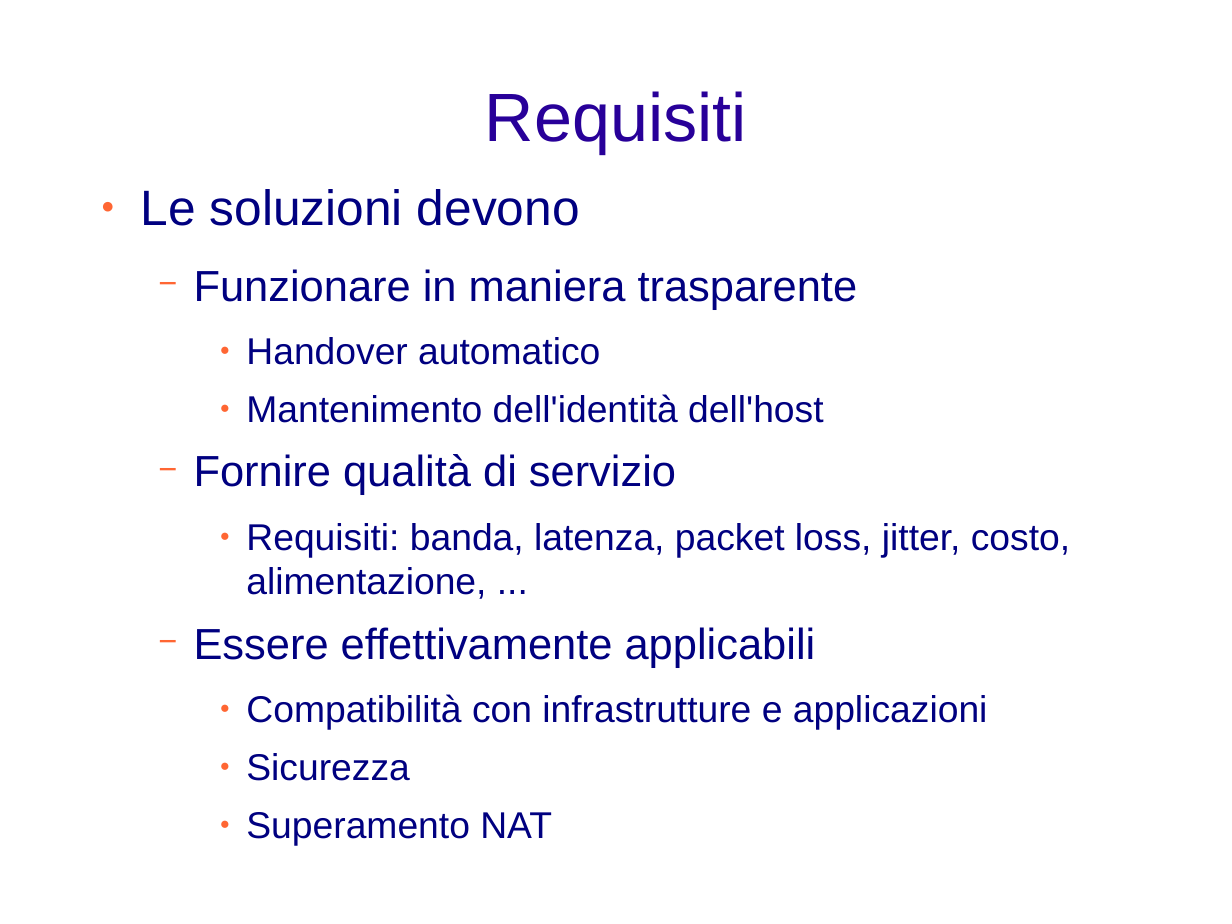
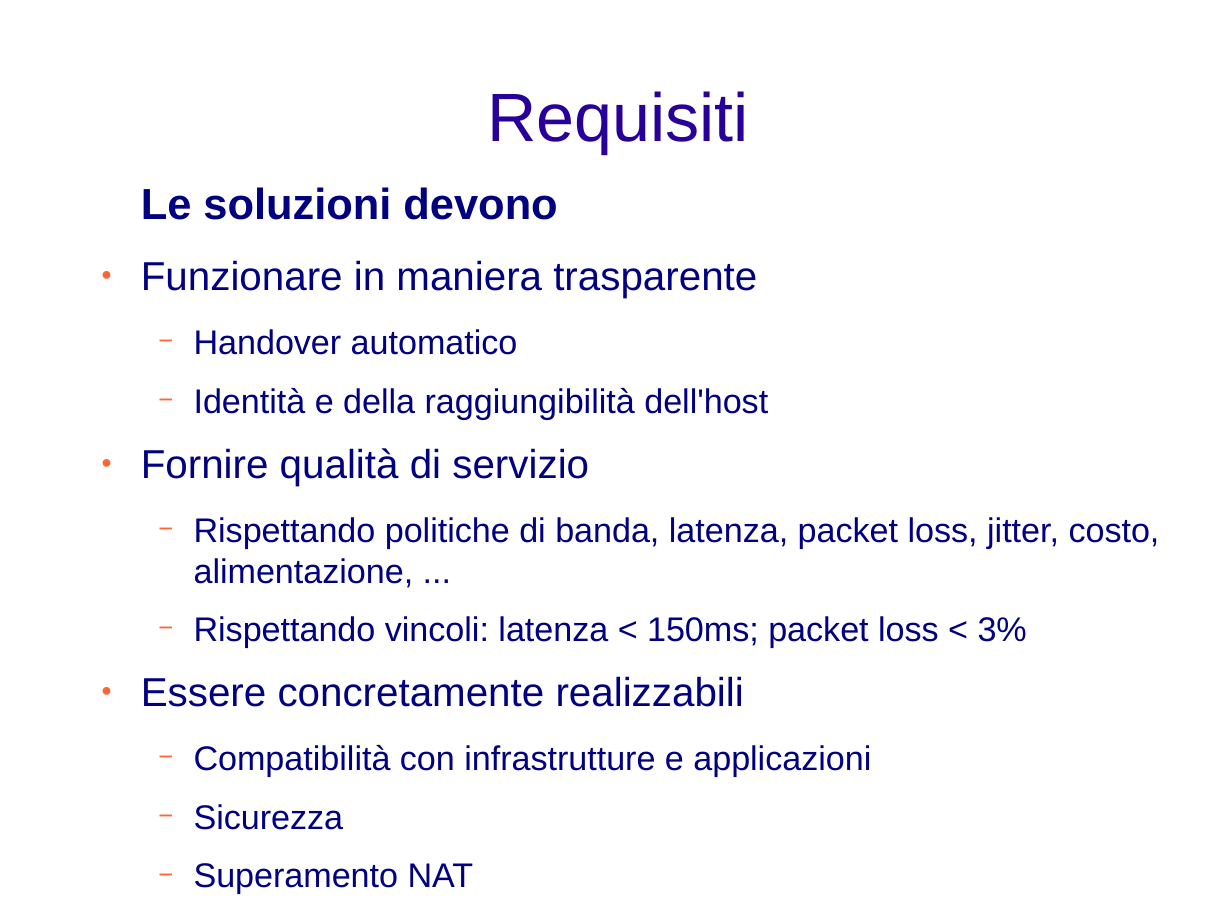
Before and after one commit to rjack/tesi-triennale, a slide deck: slide 3 of presentazione.odp. Drawn at 1232x924 pixels with LibreOffice and Linux fonts; fonts in the diff are those of the drawing; background and template pictures are left out. Boxes give left, top, right and bottom in pixels: in the first picture for what was removed or moved away, otherwise in the second. Text is boxed around its words. In the diff, an @@ line names an element or a change of style, - is before the commit and + after.

Commit message:
Boh

```diff
--- a/presentazione.odp
+++ b/presentazione.odp
@@ text at bbox=[141, 187, 871, 894]: size 32 to 28 pt, bold on in "Le soluzioni devono"; size 28 to 26 pt in "Funzionare in maniera trasparente", "Fornire qualità di servizio"; size 24 to 22 pt in "Handover automatico", "Compatibilità con infrastrutture e applicazioni", "Sicurezza", "Superamento NAT"; bullet ● to none; bullet − to ●; list level 2 to 1 in "Funzionare in maniera trasparente"; bullet ● to −; list level 3 to 2 in "Handover automatico"; list level 2 to 1 in "Fornire qualità di servizio"; list level 3 to 2 in "Compatibilità con infrastrutture e applicazioni"; list level 3 to 2 in "Sicurezza"; list level 3 to 2 in "Superamento NAT" @@
@@ text at bbox=[194, 388, 768, 419]: text changed; size 24 to 22 pt @@
-    ● Mantenimento dell'identità dell'host
+  − Identità e della raggiungibilità dell'host
@@ text at bbox=[141, 517, 1160, 707]: text changed; size 24 to 22 pt @@
-    ● Requisiti: banda, latenza, packet loss, jitter, costo, alimentazione, ...
-  − Essere effettivamente applicabili
+  − Rispettando politiche di banda, latenza, packet loss, jitter, costo, alimentazione, ...
+  − Rispettando vincoli: latenza < 150ms; packet loss < 3%
+● Essere concretamente realizzabili
```
Also in this commit, not shown: 1 slide added, 2 slides removed.
